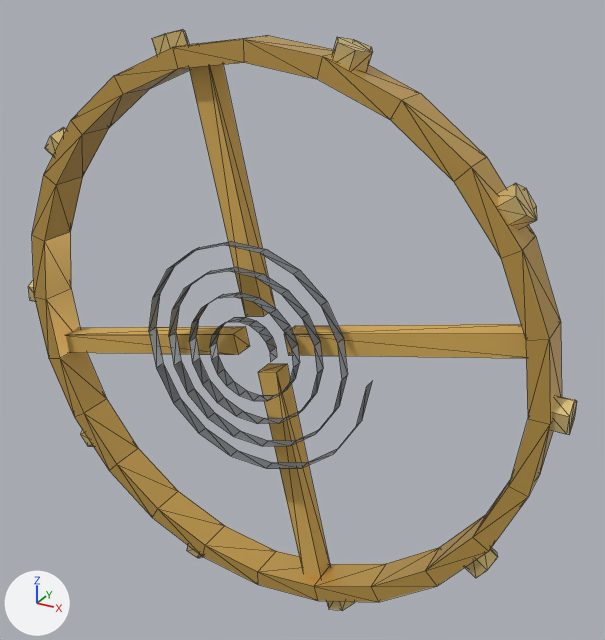
Two versions of the glTF model scenes/blue_prince_lab/reference/meshes/Balance.glb, one commit apart.
Rendered twice from a 50 mm camera at (0.451, -0.873, 0.403) aimed at (0.043, -0.13, 0.032). The lights are fixed; the arrows at lower left show +X, +Y and +Z. The first picture is the older version. Mesh edges are drawn as thin lines. Vertices at exactly the same position are counted once.

Names of what the first picture shows: 'Balance'.
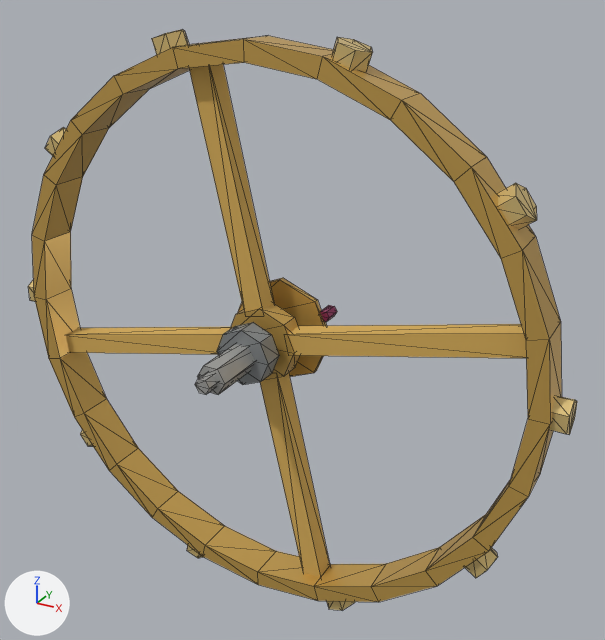
The change, as a diff of the scene's bpy script:
```diff
--- a/scenes/blue_prince_lab/reference/meshes/Balance.glb.py
+++ b/scenes/blue_prince_lab/reference/meshes/Balance.glb.py
@@ me_mesh_0 @@
 # used by ob_balance; location = (0.0, 0.0, 0.0)
-me_mesh_0.from_pydata(...)  # 398 vertices, 584 faces; spans x -0.342..0.342, y -0.182..-0.123, z -0.331..0.331
+me_mesh_0.from_pydata(...)  # 336 vertices, 584 faces; spans x -0.342..0.342, y -0.263..-0.076, z -0.331..0.331
+# me_mesh_0 part 1: a new loose piece, an 8-sided cylinder along y spanning x -0.063..0.063, y -0.105..-0.098, z -0.063..0.063, in mat_metal
+# me_mesh_0 part 2: a new loose piece, an 8-sided cylinder along y spanning x -0.044..0.044, y -0.151..-0.126, z -0.044..0.044, in mat_metal
+# me_mesh_0 part 3: a new loose piece, an 8-sided cylinder along y spanning x -0.033..0.033, y -0.188..-0.164, z -0.033..0.033, in mat_metal
+# me_mesh_0 part 4: a new loose piece, a 6-sided cylinder along y spanning x -0.017..0.017, y -0.247..-0.076, z -0.015..0.015, in mat_metal
+# me_mesh_0 part 5: a new loose piece, a 6-sided cylinder along y spanning x -0.009..0.009, y -0.263..-0.244, z -0.008..0.008, in mat_metal
+# me_mesh_0 part 6: a new loose piece, a 6-sided cylinder along y spanning x 0.047..0.061, y -0.101..-0.081, z 0.021..0.033, in mat_metal
+# me_mesh_0 part 7: the loose piece of 146 vertices spanning x -0.132..0.146, y -0.182..-0.168, z -0.137..0.123 is deleted
 me_mesh_0.materials.append(mat_metal)
```

Where the change shows, as pixel boxes [x1, y1, x2, y2] in the pictures (605 x 640 px):
part 1 of me_mesh_0, added (brown)
    after: [238, 278, 327, 377]
part 2 of me_mesh_0, added (brown)
    after: [230, 303, 300, 379]
part 3 of me_mesh_0, added
    after: [217, 322, 279, 385]
part 4 of me_mesh_0, added
    after: [197, 344, 255, 395]
part 5 of me_mesh_0, added
    after: [195, 373, 218, 394]
part 6 of me_mesh_0, added
    after: [320, 305, 337, 322]
part 7 of me_mesh_0, deleted
    before: [149, 241, 372, 468]
